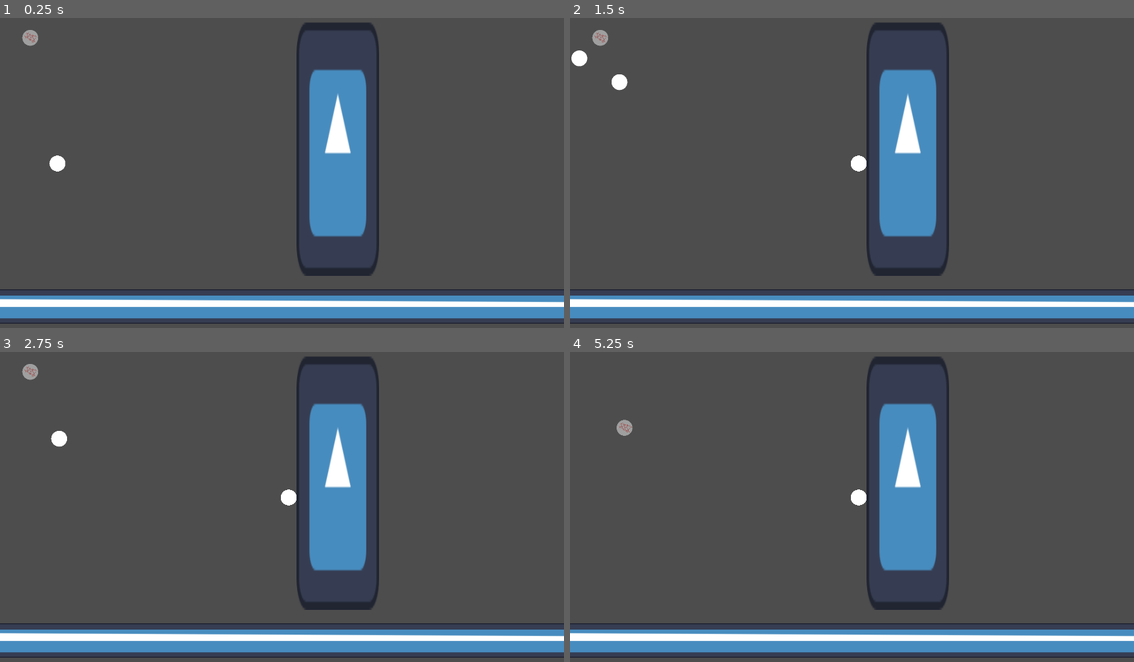
Above: before the commit, frames 1-4 (two rows, left to right).
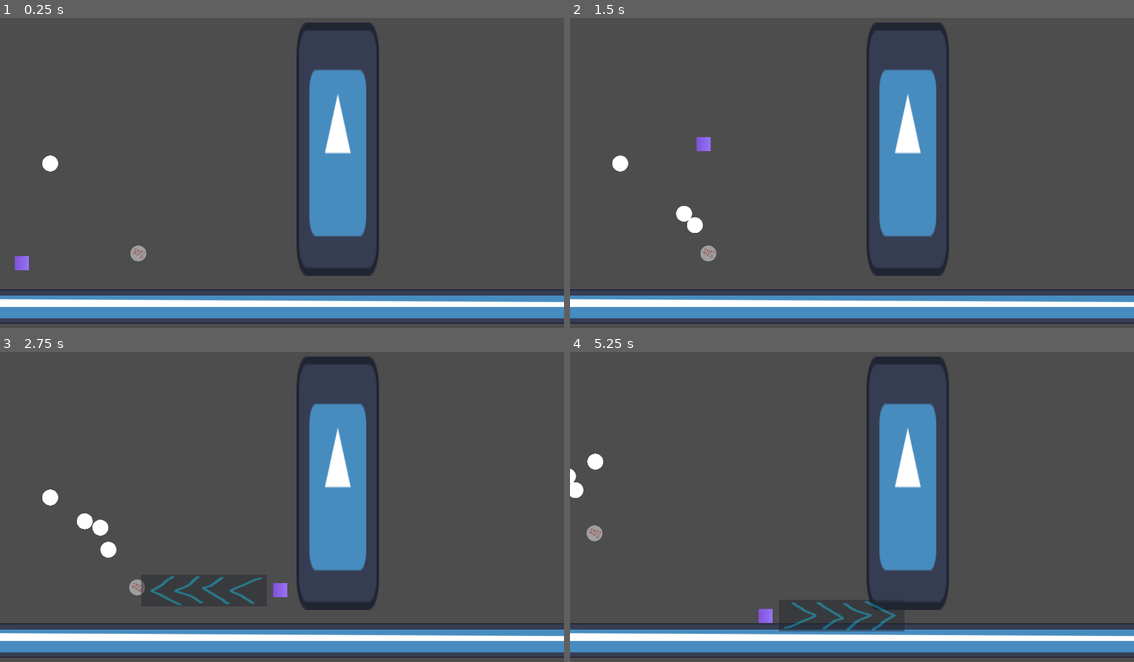
Above: after the commit, the same moments.

Repository: cmaciver/double-bubble-ggj
Game: Godot game, scene res://src/cam-test-scene.tscn
Same seed, same stepped clock (60 frames per second), same inputs: the game is played once before the commit and once after it. This scene is started directly instead of the project's main scene. The engine's default icon, where the game draws it, is replaced by a stand-in: a white triangle on a blue panel in a dark square.
Inputs (mouse positions are in pixels of both pictures, inside the frame that each line leads up to):
- Up to frame 1 (0.25 s): no input
- Up to frame 2 (1.5 s): move the mouse to (654, 163) at 0.52 s; hold D (platform_right) from 0.53 s (still down); click (654, 163) at 0.6 s; tap Space (platform_jump) at 0.77 s; move the mouse to (598, 36) at 1.27 s; click (598, 36) at 1.35 s
- Up to frame 3 (2.75 s): tap Space (platform_jump) at 1.52 s; move the mouse to (11, 392) at 2.02 s; release D (platform_right) at 2.03 s; hold A (platform_left) from 2.03 s (still down); hold Shift (platform_aim) from 2.03 s (still down); click (11, 392) at 2.3 s
- Up to frame 4 (5.25 s): move the mouse to (632, 438) at 2.77 s; release A (platform_left) at 2.78 s; release Shift (platform_aim) at 2.78 s; hold D (platform_right) 2.78-4.28 s; right-click (632, 438) at 2.85 s; tap Space (platform_jump) at 3.02, 3.77, 4.52 s; click (632, 438) at 3.05 s; move the mouse to (1021, 556) at 3.52 s; click (1021, 556) at 3.6 s; move the mouse to (677, 417) at 4.27 s; hold A (platform_left) 4.28-5.03 s; click (677, 417) at 4.35 s; move the mouse to (880, 507) at 5.02 s; hold D (platform_right) from 5.03 s (still down); hold Shift (platform_aim) from 5.03 s (still down)

The runs differ from the first frame. In frame 1, 0.5% of the frame differs, in the area x 2-26%, y 3-82%; in frame 2, 1.1%; in frame 3, 1.4%, in the area x 3-53%, y 3-82%; in frame 4, 1.2%.

Commit message:
Bubble character is now a bubble!

Diff:
--- a/double-bubble/src/bubble_character.gd
+++ b/double-bubble/src/bubble_character.gd
@@ -1,4 +1,4 @@
-extends RigidBody2D
+extends Bubble
 class_name BubbleCharacter
 
 @export var max_bubbles = 3
@@ -59,3 +59,7 @@
 
 	if (linear_velocity.length() > MAX_SPEED):
 		linear_velocity = linear_velocity.normalized() * MAX_SPEED
+
+func pop():
+	# doesn't actually pop
+	modulate = "#000000CC"
--- a/double-bubble/src/cam-test-scene.tscn
+++ b/double-bubble/src/cam-test-scene.tscn
@@ -1,9 +1,10 @@
-[gd_scene load_steps=5 format=3 uid="uid://4xdryhhyq1tf"]
+[gd_scene load_steps=6 format=3 uid="uid://4xdryhhyq1tf"]
 
 [ext_resource type="PackedScene" uid="uid://yqgweqv1lkrc" path="res://src/test-platform.tscn" id="1_2phd6"]
 [ext_resource type="PackedScene" uid="uid://c22vtnmo6hfwj" path="res://src/bubble-character.tscn" id="2_k3bug"]
 [ext_resource type="PackedScene" uid="uid://b8y8lwa85u1et" path="res://src/bubble.tscn" id="3_cnebf"]
 [ext_resource type="PackedScene" uid="uid://d0c7vrqfrrv7h" path="res://src/wind_area.tscn" id="4_6utqk"]
+[ext_resource type="PackedScene" uid="uid://c6yel3id1rfn4" path="res://src/player1/platformer-character.tscn" id="5_icacr"]
 
 [node name="Cam-test-scene" type="Node2D"]
 
@@ -15,14 +16,18 @@
 position = Vector2(171, 504)
 
 [node name="Bubble Character" parent="." instance=ExtResource("2_k3bug")]
-position = Vector2(103.137, 74.8654)
+position = Vector2(471, 811)
 can_sleep = false
 SCAN_WIDTH = 5
 
 [node name="WindArea" parent="." instance=ExtResource("4_6utqk")]
-position = Vector2(213, 537)
+visible = true
+position = Vector2(69, -136)
 scale = Vector2(0.868594, 0.929995)
 
 [node name="Platform2" parent="." instance=ExtResource("1_2phd6")]
 position = Vector2(1150, 455)
 scale = Vector2(-2.19653, 6.75605)
+
+[node name="Platformer" parent="." instance=ExtResource("5_icacr")]
+position = Vector2(75, 816)
--- a/double-bubble/src/wind_gun.tscn
+++ b/double-bubble/src/wind_gun.tscn
@@ -11,8 +11,8 @@
 collision_mask = 3
 collision_priority = 100.0
 gravity_space_override = 1
-gravity_point_center = Vector2(1, 0)
-gravity_direction = Vector2(1, 0)
+gravity_point_center = Vector2(0, 0)
+gravity_direction = Vector2(0, 0)
 script = ExtResource("1_qqfju")
 
 [node name="CollisionShape2D" type="CollisionShape2D" parent="."]
